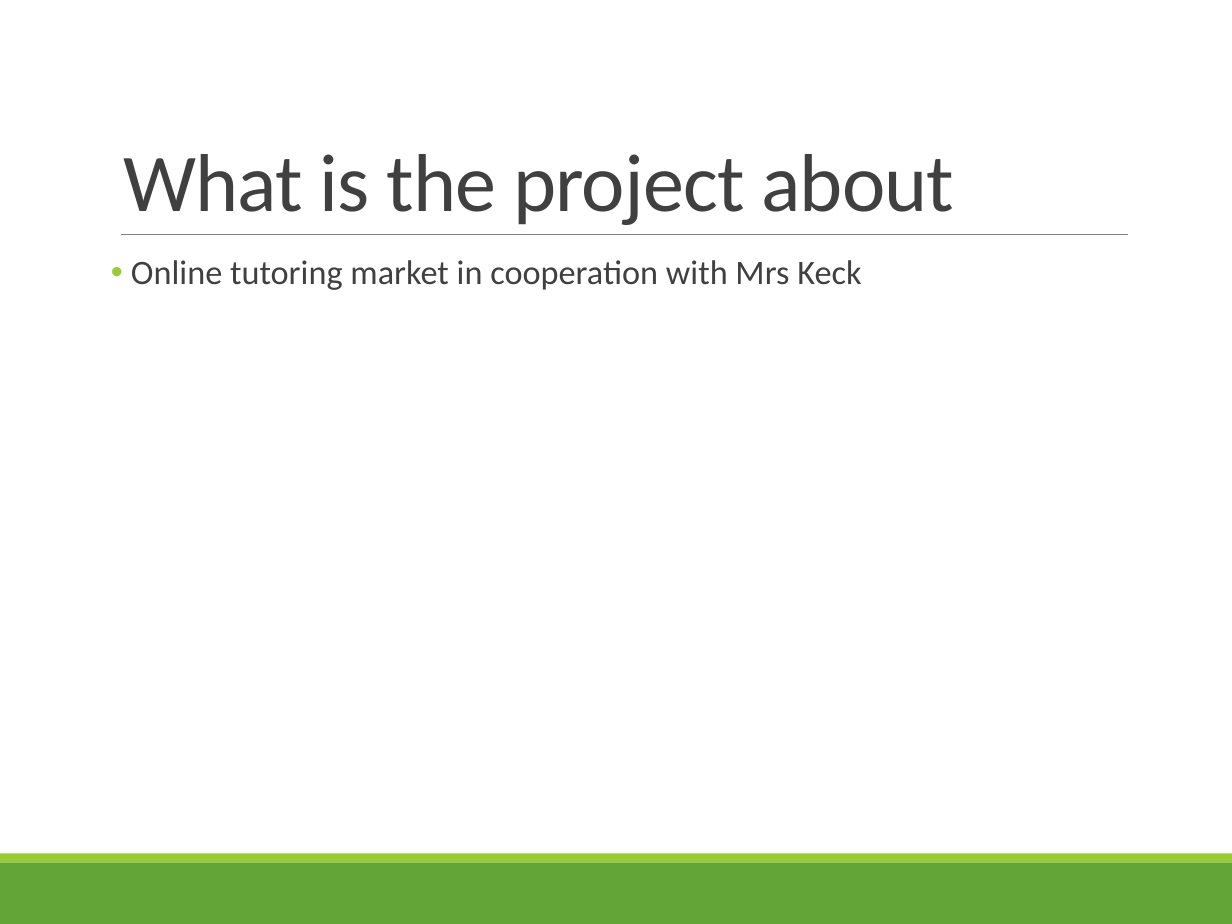
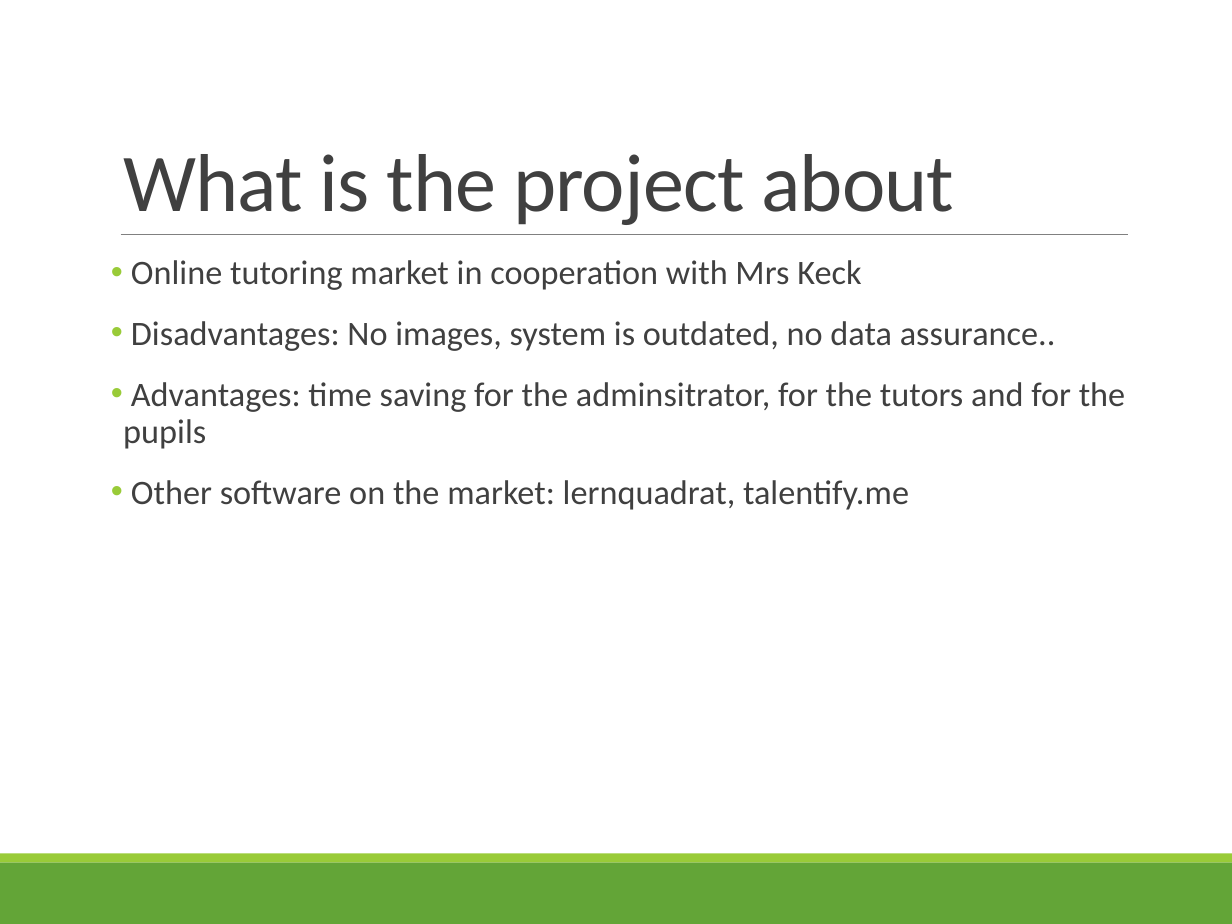
Before and after one commit to Eva0410/Nachhilfeboerse, a slide deck: slide 3 of 05_ReleaseDocs/Initial Release_3_10_2017/Presentation.pptx. Drawn at 1232x924 pixels with LibreOffice and Linux fonts; fonts in the diff are those of the drawing. Boxes give left, top, right and bottom in pixels: in the first picture for what was removed or moved away, otherwise in the second. Text is boxed around its words. In the diff, an @@ line names an element or a change of style, - is before the commit and + after.

```diff
--- a/05_ReleaseDocs/Initial Release_3_10_2017/Presentation.pptx
+++ b/05_ReleaseDocs/Initial Release_3_10_2017/Presentation.pptx
@@ text at (123,321,1125,510): paragraphs added @@
+• Disadvantages: No images, system is outdated, no data assurance..
+• Advantages: time saving for the adminsitrator, for the tutors and for the pupils
+• Other software on the market: lernquadrat, talentify.me
```
Also in this commit, not shown: 4 slides added, 3 other files.
